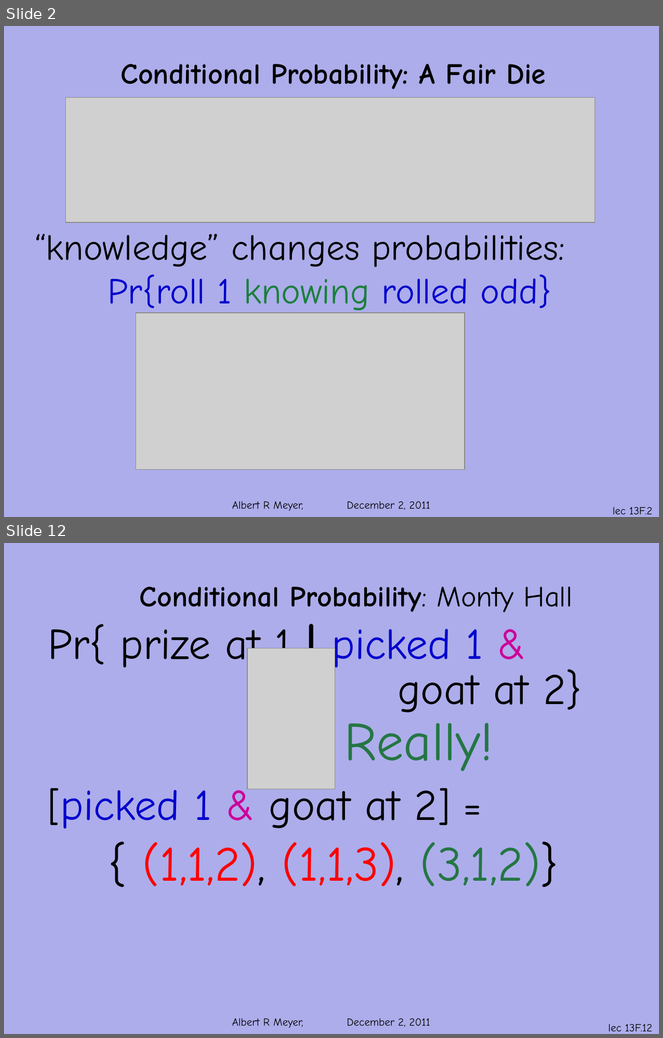
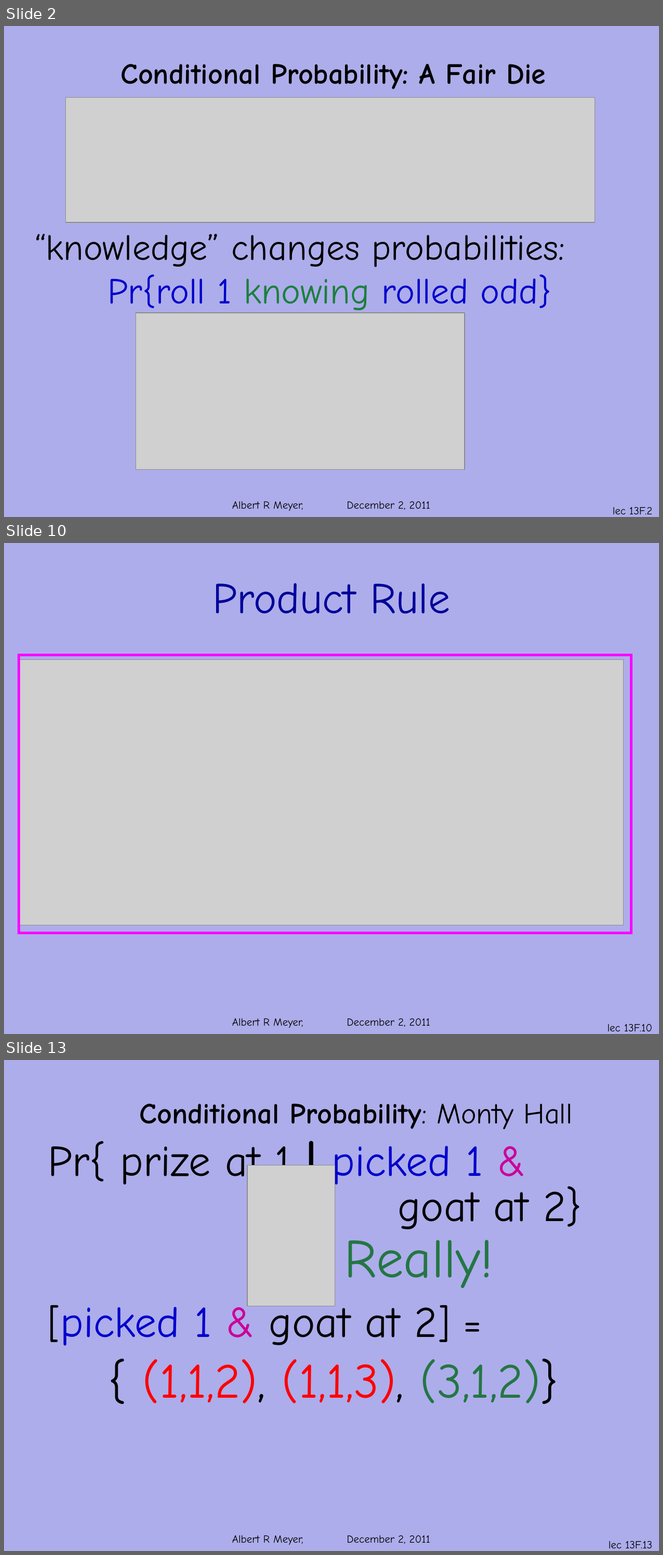
Before and after one commit to armeyer/mcs_web, a slide deck: fall11/slidesF11/slides13f.pptx. Shown one above the other, each under a label of ours: slides 2 and 12 before the commit, slides 2, 10 and 13 after it; the slides between them are not shown. The pictures are 663x1038 and 663x1555 pixels, drawn with LibreOffice and Linux fonts; fonts in the diff are those of the drawing; grey boxes stand for pictures; background and template pictures are left out. Boxes give left, top, right and bottom in pixels: in the first picture for what was removed or moved away, otherwise in the second. Text is boxed around its words. In the diff, an @@ line names an element or a change of style, - is before the commit and + after.

```diff
--- a/fall11/slidesF11/slides13f.pptx
+++ b/fall11/slidesF11/slides13f.pptx
@@ slide 10 added at [4,543,659,1034], background #ADADEB; not listed: 1 template element that a slide beside it also shows @@
@@ title added at [213,583,450,614], 48 pt, text #000099 @@
+Product Rule
@@ picture added at [19,659,623,925] @@
@@ rectangle added at [19,655,632,934], outline #FF00FF 2.5 pt @@
@@ page number added at [608,1024,652,1032], 12 pt, text #000000 @@
+lec 13F.10
@@ what was slide 12 is now slide 13 @@
@@ page number at [609,1541,652,1549]: text changed @@
-lec 13F.12
+lec 13F.13
```
Also in this commit, not shown: 6 slides changed, 1 other slide added.
